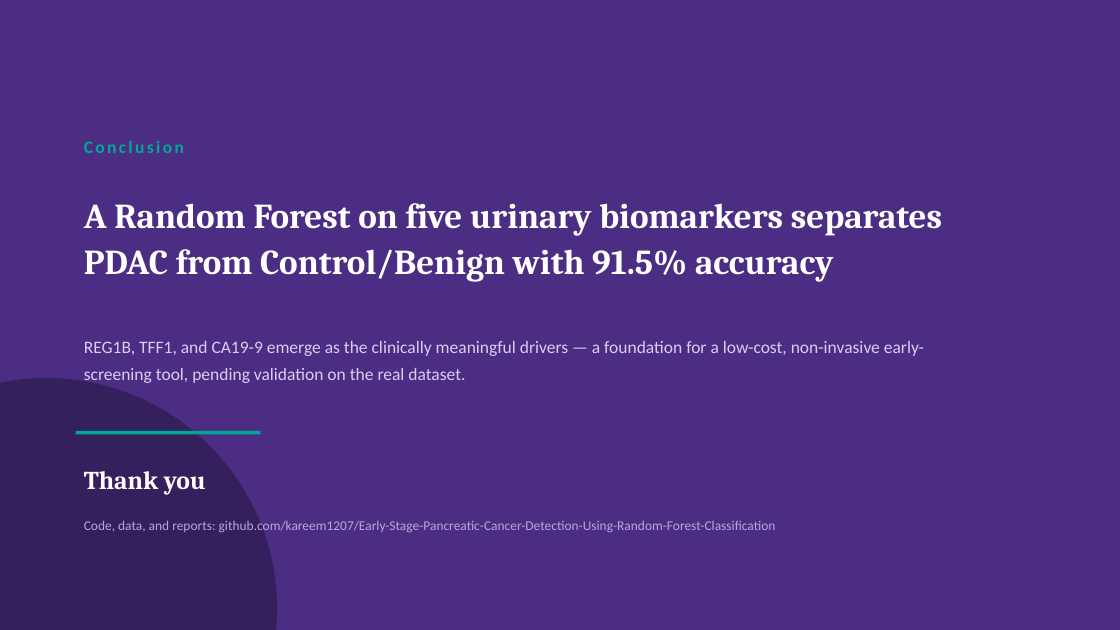
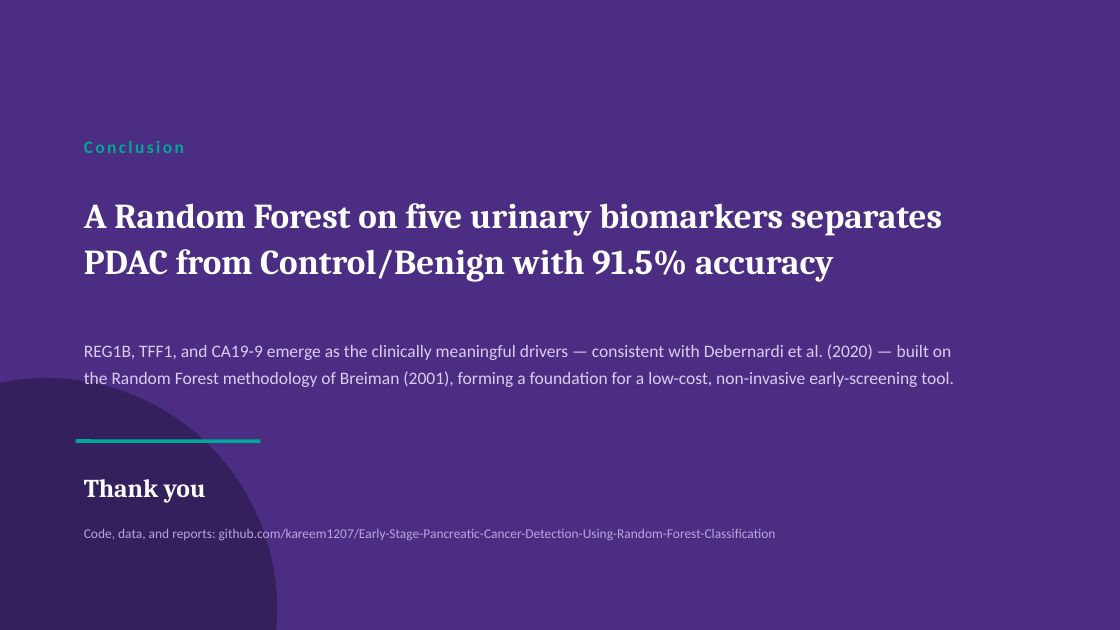
Before and after one commit to kareem1207/Early-Stage-Pancreatic-Cancer-Detection-Using-Random-Forest-Classification, a slide deck: slide 17 of reports/presentation.pptx (slide 13 before the commit). Drawn at 1120x630 pixels with LibreOffice and Linux fonts; fonts in the diff are those of the drawing. Boxes give left, top, right and bottom in pixels: in the first picture for what was removed or moved away, otherwise in the second. Text is boxed around its words. In the diff, an @@ line names an element or a change of style, - is before the commit and + after.

```diff
--- a/reports/presentation.pptx
+++ b/reports/presentation.pptx
@@ text at [84,344,954,387]: text changed @@
-REG1B, TFF1, and CA19-9 emerge as the clinically meaningful drivers — a foundation for a low-cost, non-invasive early-screening tool, pending validation on the real dataset.
+REG1B, TFF1, and CA19-9 emerge as the clinically meaningful drivers — consistent with Debernardi et al. (2020) — built on the Random Forest methodology of Breiman (2001), forming a foundation for a low-cost, non-invasive early-screening tool.
@@ 2 texts, 1 line: place and size @@
-2 texts, 1 line at [76,433,776,532]
+2 texts, 1 line at [76,441,776,540]
```
Also in this commit, not shown: 10 other slides changed, 4 slides added.
